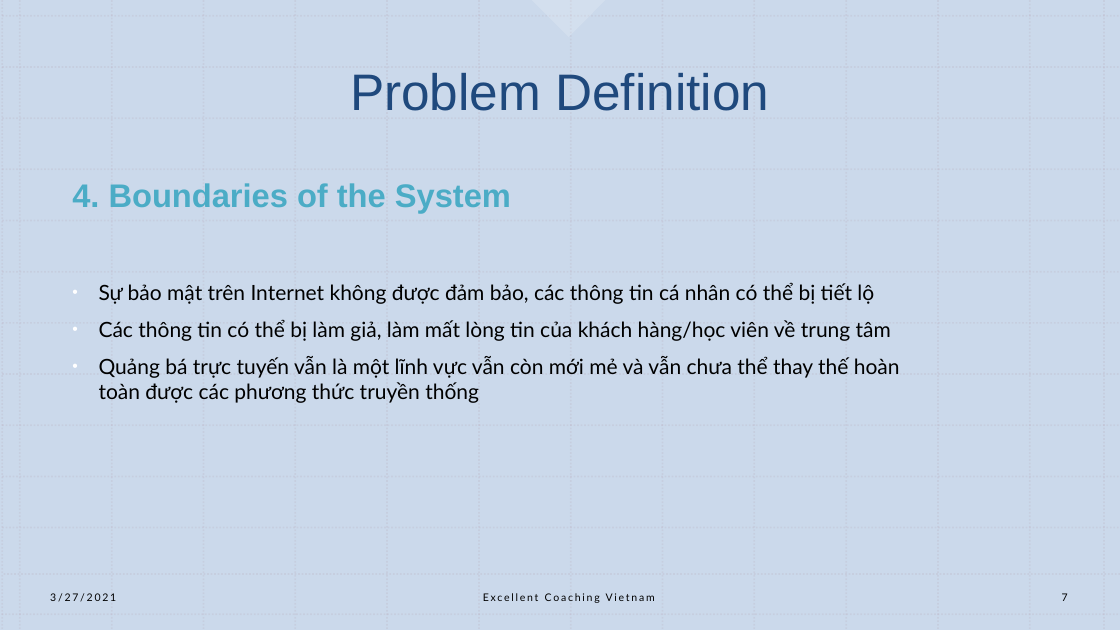
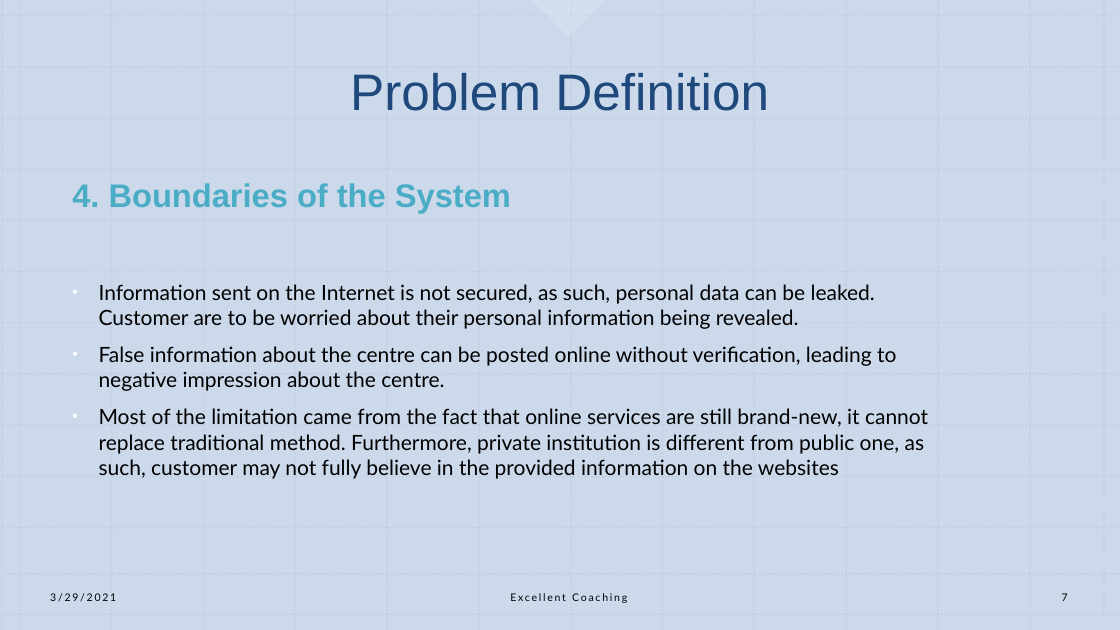
Before and after one commit to remichan97/excellent-coaching, a slide deck: slide 7 of documentation/Excellent Coaching Vietnam.pptx. Drawn at 1120x630 pixels with LibreOffice and Linux fonts; fonts in the diff are those of the drawing. Boxes give left, top, right and bottom in pixels: in the first picture for what was removed or moved away, otherwise in the second. Text is boxed around its words. In the diff, an @@ line names an element or a change of style, - is before the commit and + after.

Commit message:
chuyển toàn bộ giao diện website sang tiếng Anh

```diff
--- a/documentation/Excellent Coaching Vietnam.pptx
+++ b/documentation/Excellent Coaching Vietnam.pptx
@@ text at (99,284,928,479): text changed @@
-• Sự bảo mật trên Internet không được đảm bảo, các thông tin cá nhân có thể bị tiết lộ
-• Các thông tin có thể bị làm giả, làm mất lòng tin của khách hàng/học viên về trung tâm
-• Quảng bá trực tuyến vẫn là một lĩnh vực vẫn còn mới mẻ và vẫn chưa thể thay thế hoàn toàn được các phương thức truyền thống
+• Information sent on the Internet is not secured, as such, personal data can be leaked. Customer are to be worried about their personal information being revealed.
+• False information about the centre can be posted online without verification, leading to negative impression about the centre.
+• Most of the limitation came from the fact that online services are still brand-new, it cannot replace traditional method. Furthermore, private institution is different from public one, as such, customer may not fully believe in the provided information on the websites
@@ text at (50,593,116,602): text changed @@
-3/27/2021
+3/29/2021
@@ text at (510,593,627,603): text changed @@
-Excellent Coaching Vietnam
+Excellent Coaching
```
Also in this commit, not shown: 18 other slides changed, 54 other files.
